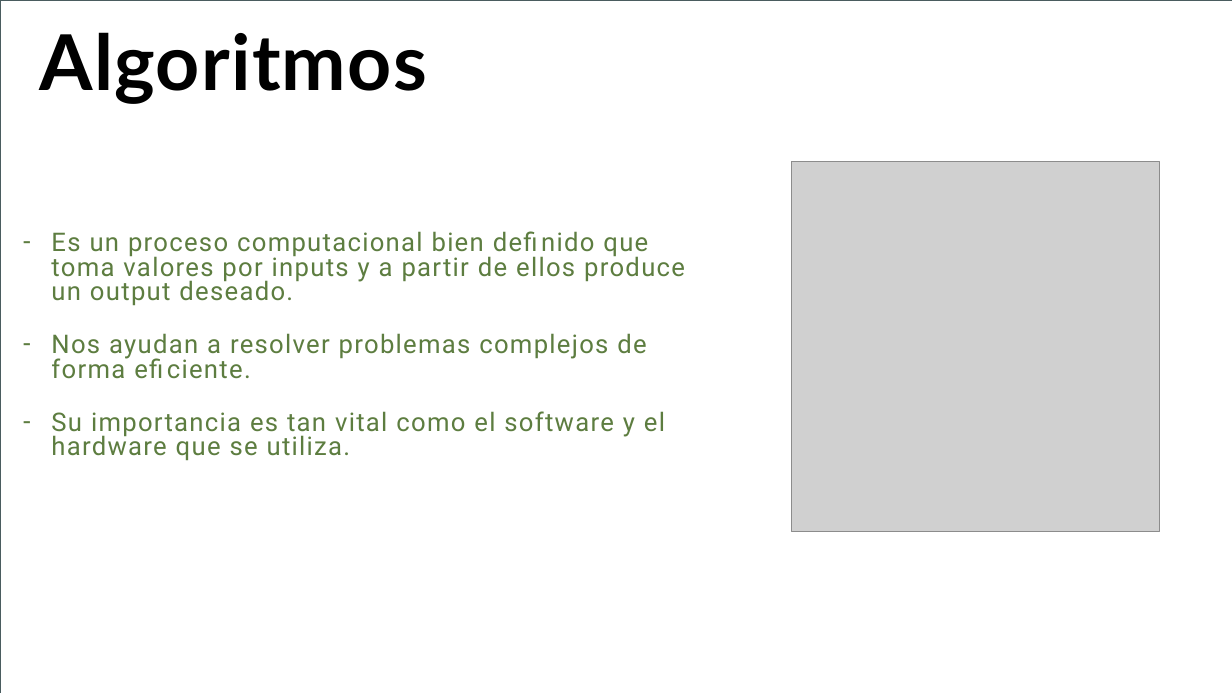
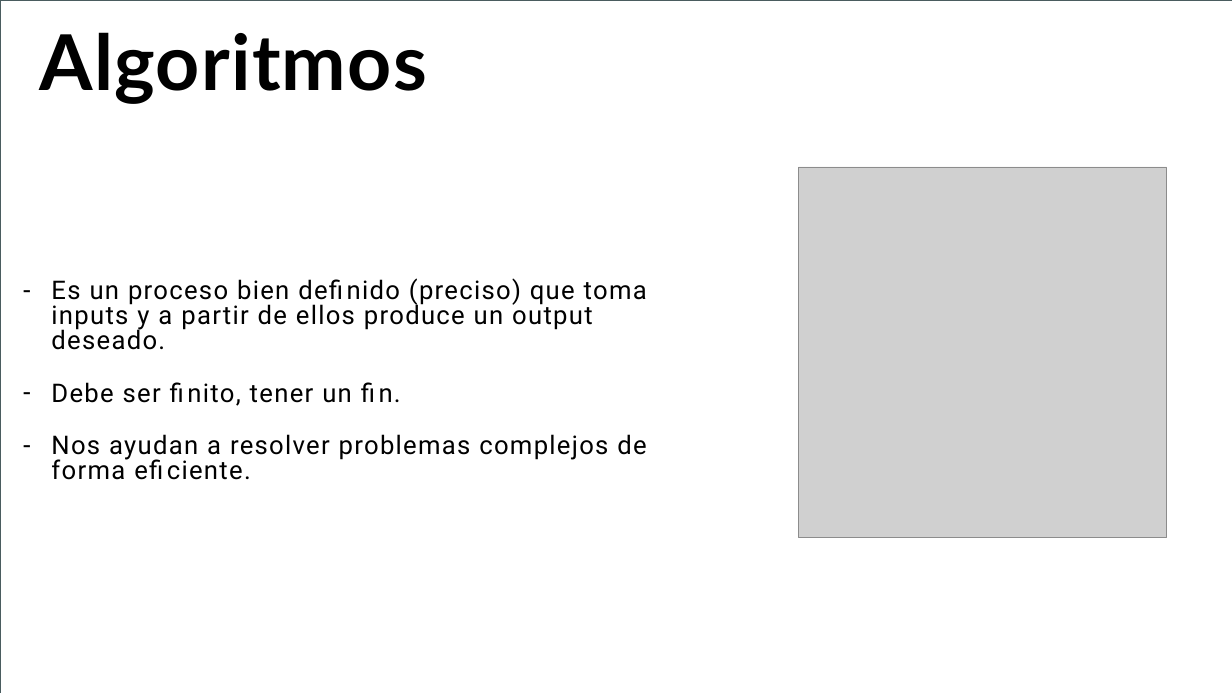
Before and after one commit to raguirre-wsc/UTN-TUPaD-P1, a slide deck: slide 3 of Trabajo Final Integrador Programación 1/Programacion 1 - TP Final Integrador - Rodrigo Aguirre y Fernando Aguillón.pptx. Drawn at 1232x693 pixels with LibreOffice and Linux fonts; fonts in the diff are those of the drawing; grey boxes stand for pictures. Boxes give left, top, right and bottom in pixels: in the first picture for what was removed or moved away, otherwise in the second. Text is boxed around its words. In the diff, an @@ line names an element or a change of style, - is before the commit and + after.

```diff
--- a/Trabajo Final Integrador Programación 1/Programacion 1 - TP Final Integrador - Rodrigo Aguirre y Fernando Aguillón.pptx
+++ b/Trabajo Final Integrador Programación 1/Programacion 1 - TP Final Integrador - Rodrigo Aguirre y Fernando Aguillón.pptx
@@ picture: place and size @@
-picture at box(792, 161, 1160, 531)
+picture at box(799, 167, 1166, 538)
@@ text "Es un proceso bien definido ...": place and size @@
-text "Es un proceso bien definido ..." at box(51, 231, 685, 461)
+text "Es un proceso bien definido ..." at box(51, 278, 647, 480)
@@ text at box(51, 278, 647, 403): text changed; text colour #5D7D40 to #000000 @@
-– Es un proceso computacional bien definido que toma valores por inputs y a partir de ellos produce un output deseado.
+– Es un proceso bien definido (preciso) que toma inputs y a partir de ellos produce un output deseado.
+– Debe ser finito, tener un fin.
@@ text at box(51, 411, 665, 461): paragraph removed @@
-– Su importancia es tan vital como el software y el hardware que se utiliza.
@@ text at box(51, 434, 646, 480): text colour #5D7D40 to #000000 in "Nos ayudan a resolver problemas complejos de ..." @@
```
Also in this commit, not shown: 2 other slides changed, 3 slides added, 3 slides removed, 4 other files.
